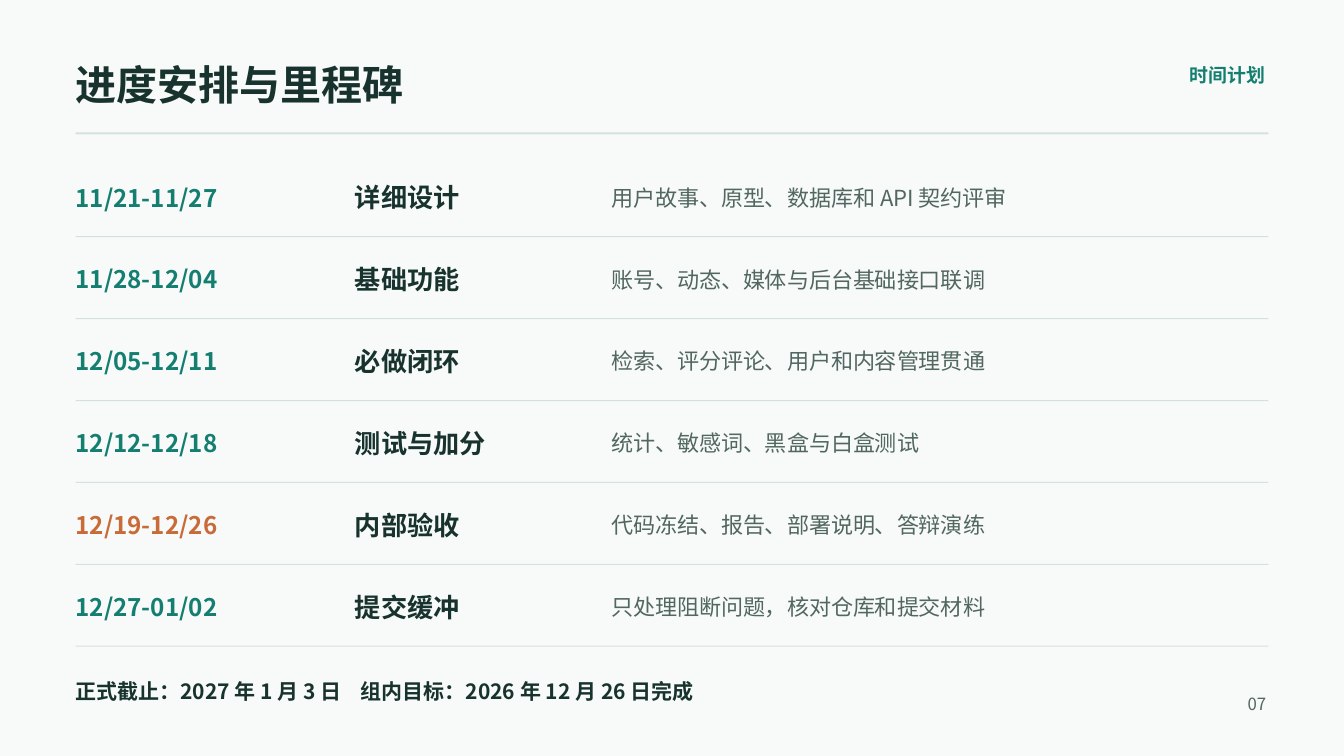
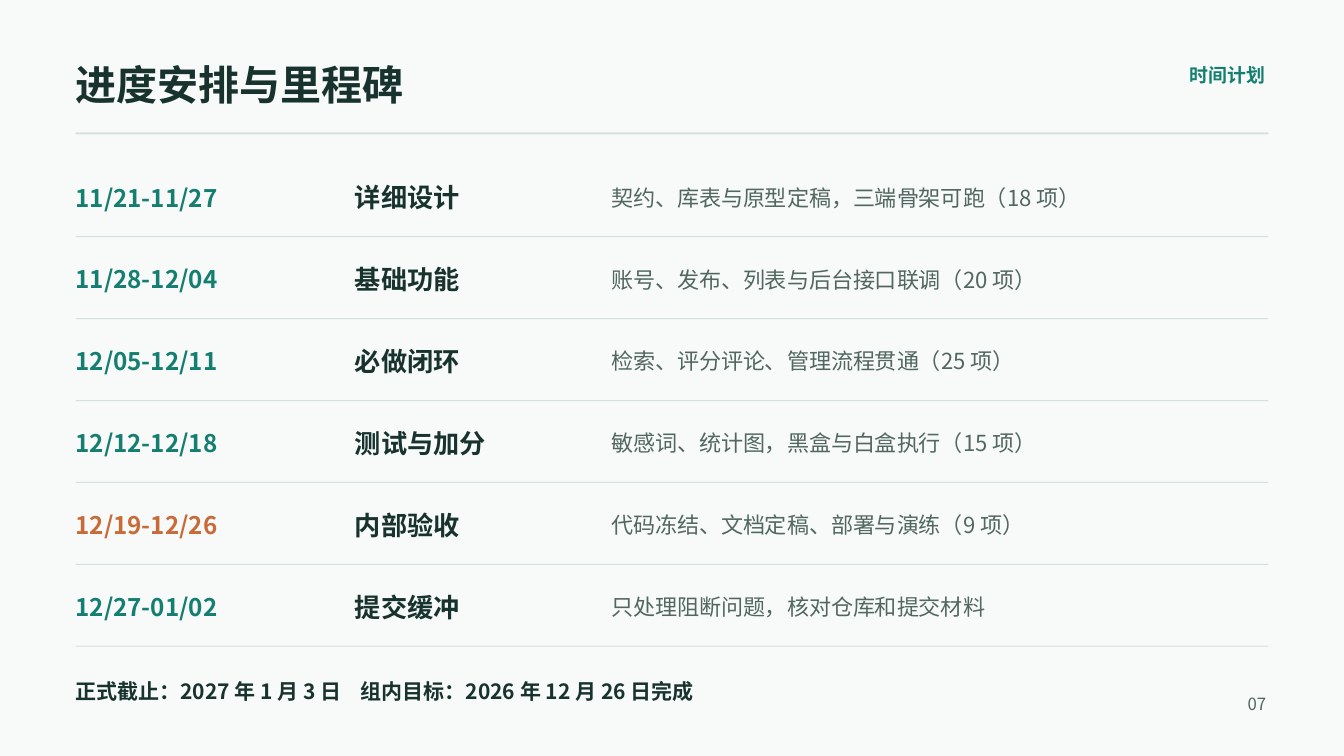
Before and after one commit to Jinooo123/picklight, a slide deck: slide 7 of presentation/拾光圈-项目启动汇报-2026-11-20.pptx. Drawn at 1344x756 pixels with LibreOffice and Linux fonts; fonts in the diff are those of the drawing. Boxes give left, top, right and bottom in pixels: in the first picture for what was removed or moved away, otherwise in the second. Text is boxed around its words. In the diff, an @@ line names an element or a change of style, - is before the commit and + after.

```diff
--- a/presentation/拾光圈-项目启动汇报-2026-11-20.pptx
+++ b/presentation/拾光圈-项目启动汇报-2026-11-20.pptx
@@ text at [611, 187, 1081, 208]: text changed @@
-用户故事、原型、数据库和 API 契约评审
+契约、库表与原型定稿，三端骨架可跑（18 项）
@@ text at [611, 269, 1037, 290]: text changed @@
-账号、动态、媒体与后台基础接口联调
+账号、发布、列表与后台接口联调（20 项）
@@ text at [611, 350, 1015, 371]: text changed @@
-检索、评分评论、用户和内容管理贯通
+检索、评分评论、管理流程贯通（25 项）
@@ text at [611, 432, 1037, 453]: text changed @@
-统计、敏感词、黑盒与白盒测试
+敏感词、统计图，黑盒与白盒执行（15 项）
@@ text at [611, 514, 1024, 535]: text changed @@
-代码冻结、报告、部署说明、答辩演练
+代码冻结、文档定稿、部署与演练（9 项）
```
Also in this commit, not shown: 3 other slides changed.
